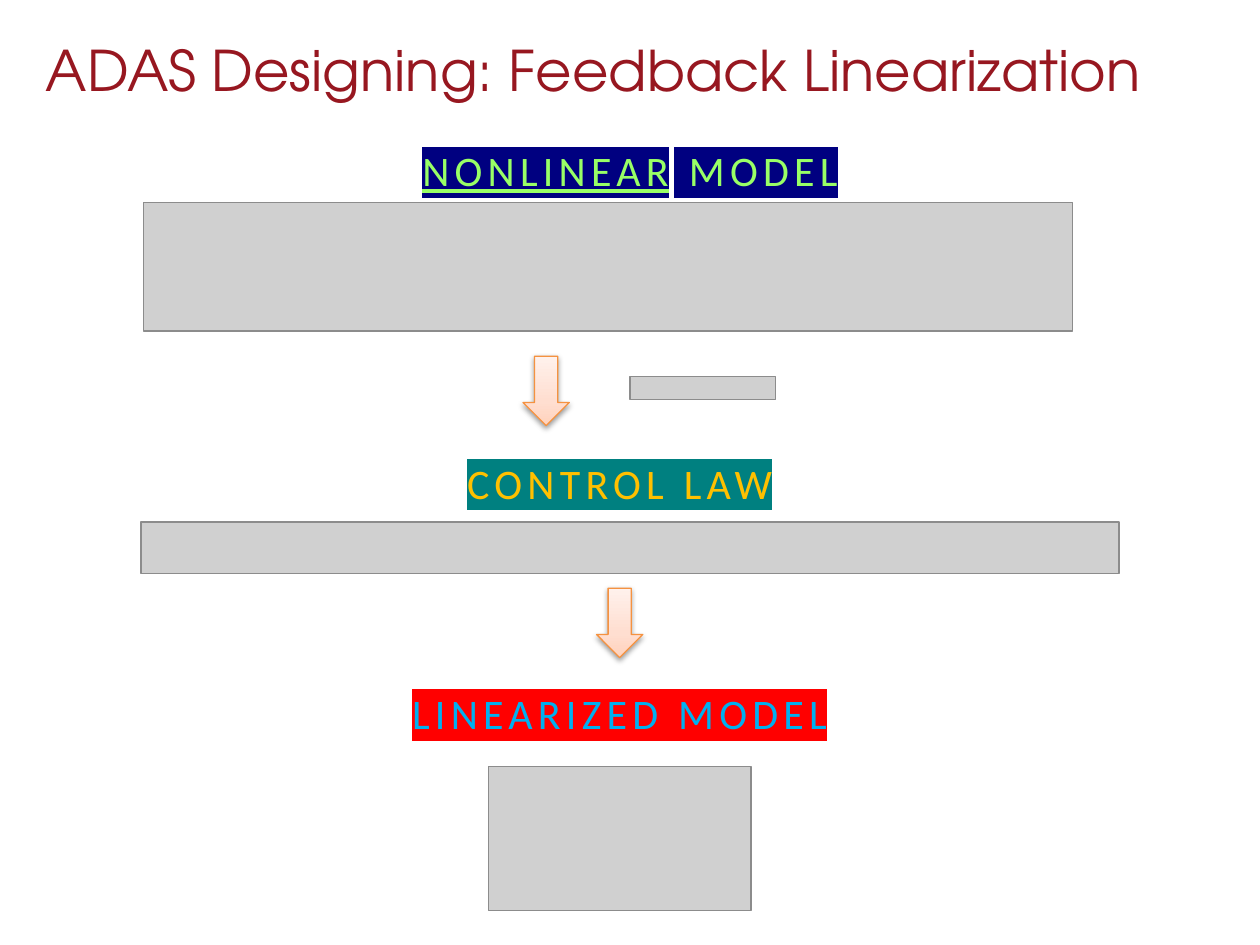
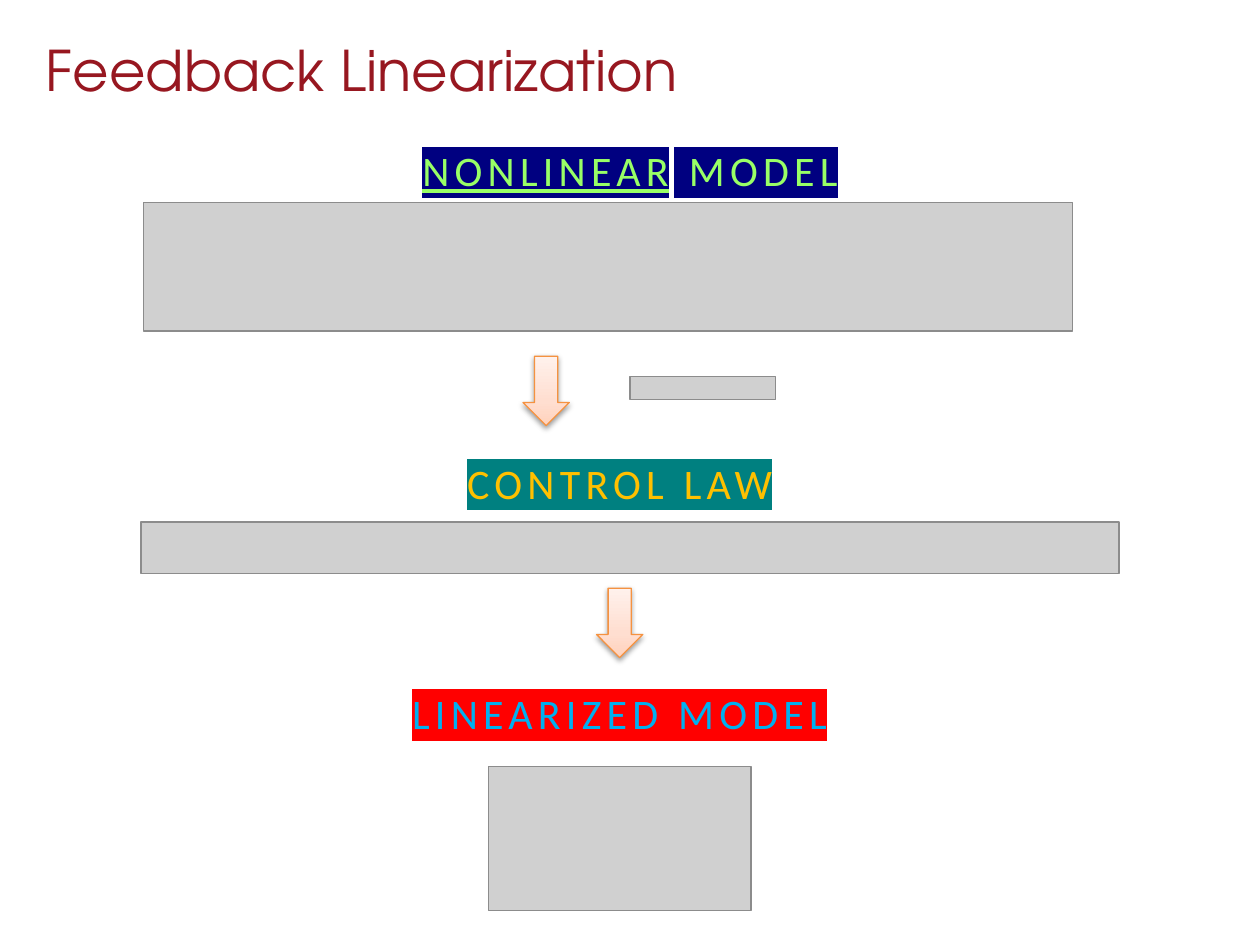
Before and after one commit to Arciro/CSAGV-project, a slide deck: slide 9 of Presentation.pptx. Drawn at 1260x945 pixels with LibreOffice and Linux fonts; fonts in the diff are those of the drawing; grey boxes stand for pictures. Boxes give left, top, right and bottom in pixels: in the first picture for what was removed or moved away, otherwise in the second. Text is boxed around its words. In the diff, an @@ line names an element or a change of style, - is before the commit and + after.

```diff
--- a/Presentation.pptx
+++ b/Presentation.pptx
@@ text at bbox=[46, 49, 677, 92]: text changed @@
-ADAS Designing: Feedback Linearization
+Feedback Linearization
```
Also in this commit, not shown: 3 other slides changed, 7 slides added, 1 slide removed, 44 other files.
